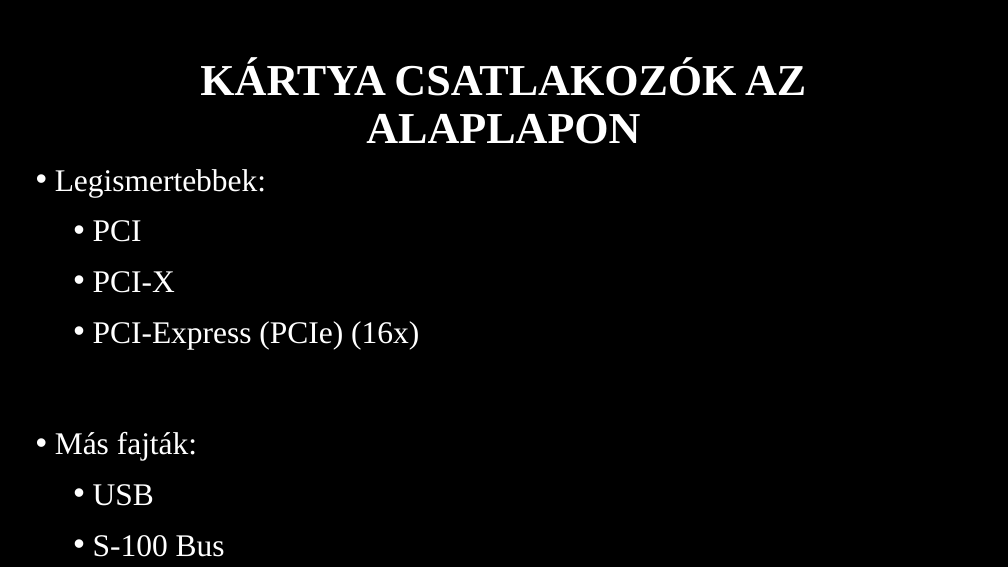
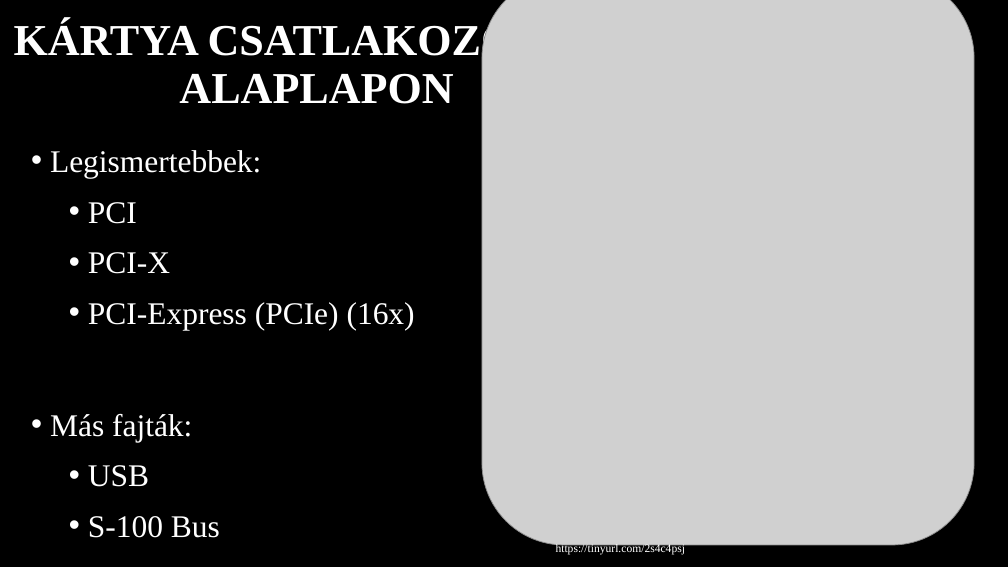
Before and after one commit to MszrsRicsi/Paprika, a slide deck: slide 7 of Videokartyak.pptx (slide 6 before the commit). Drawn at 1008x567 pixels with LibreOffice and Linux fonts; fonts in the diff are those of the drawing; grey boxes stand for pictures; background and template pictures are left out. Boxes give left, top, right and bottom in pixels: in the first picture for what was removed or moved away, otherwise in the second. Text is boxed around its words. In the diff, an @@ line names an element or a change of style, - is before the commit and + after.

```diff
--- a/Videokartyak.pptx
+++ b/Videokartyak.pptx
@@ title "KÁRTYA CSATLAKOZÓK AZ ALAPLAPON" rewrapped from (200,60,806,144) to (14,21,550,104) @@
@@ picture added at (482,0,975,545) @@
@@ text "Legismertebbek:": place and size @@
-text "Legismertebbek:" at (55,169,419,557)
+text "Legismertebbek:" at (50,150,415,538)
@@ text added at (556,543,685,555), 11 pt, text #FFFFFF @@
+https://tinyurl.com/2s4c4psj
```
Also in this commit, not shown: 6 other slides changed, 1 slide added, 1 slide removed.
